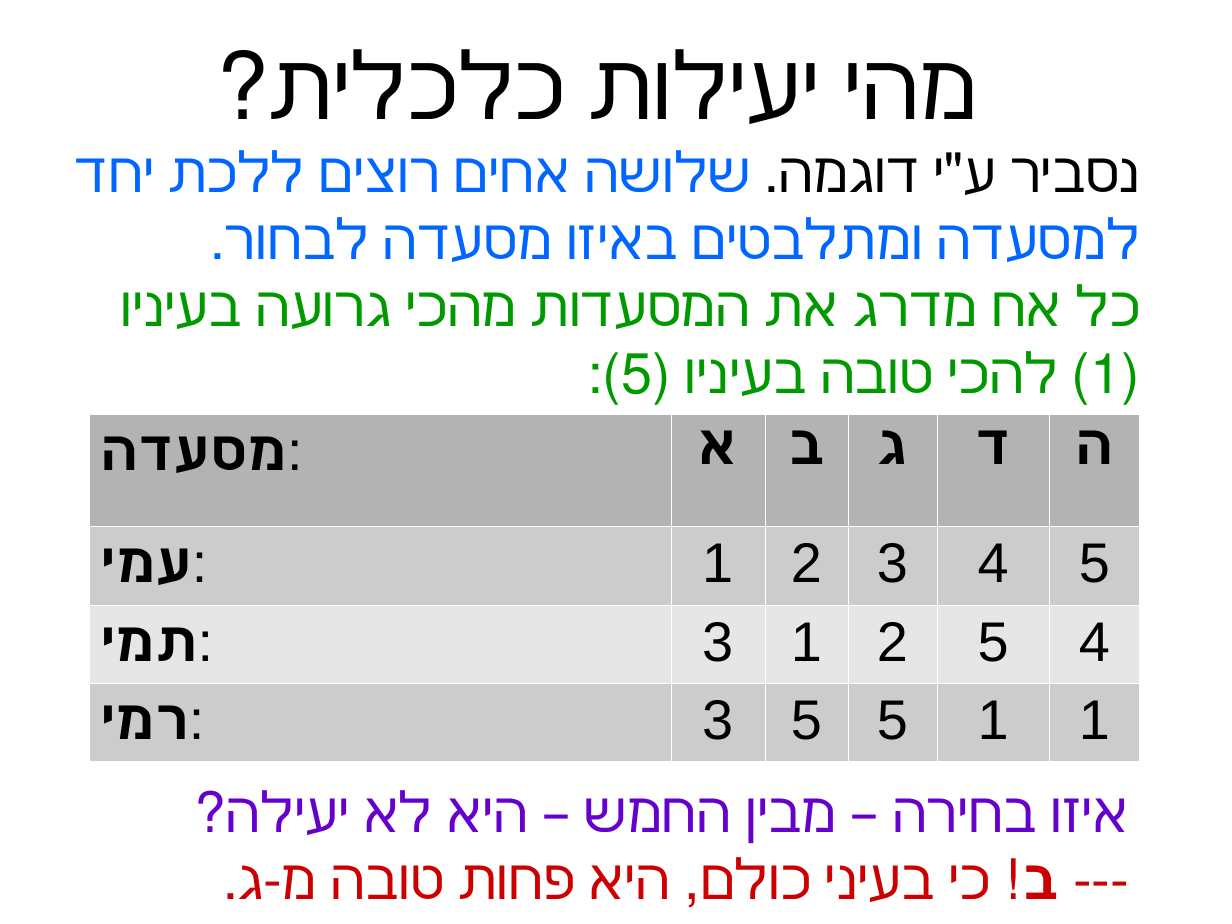
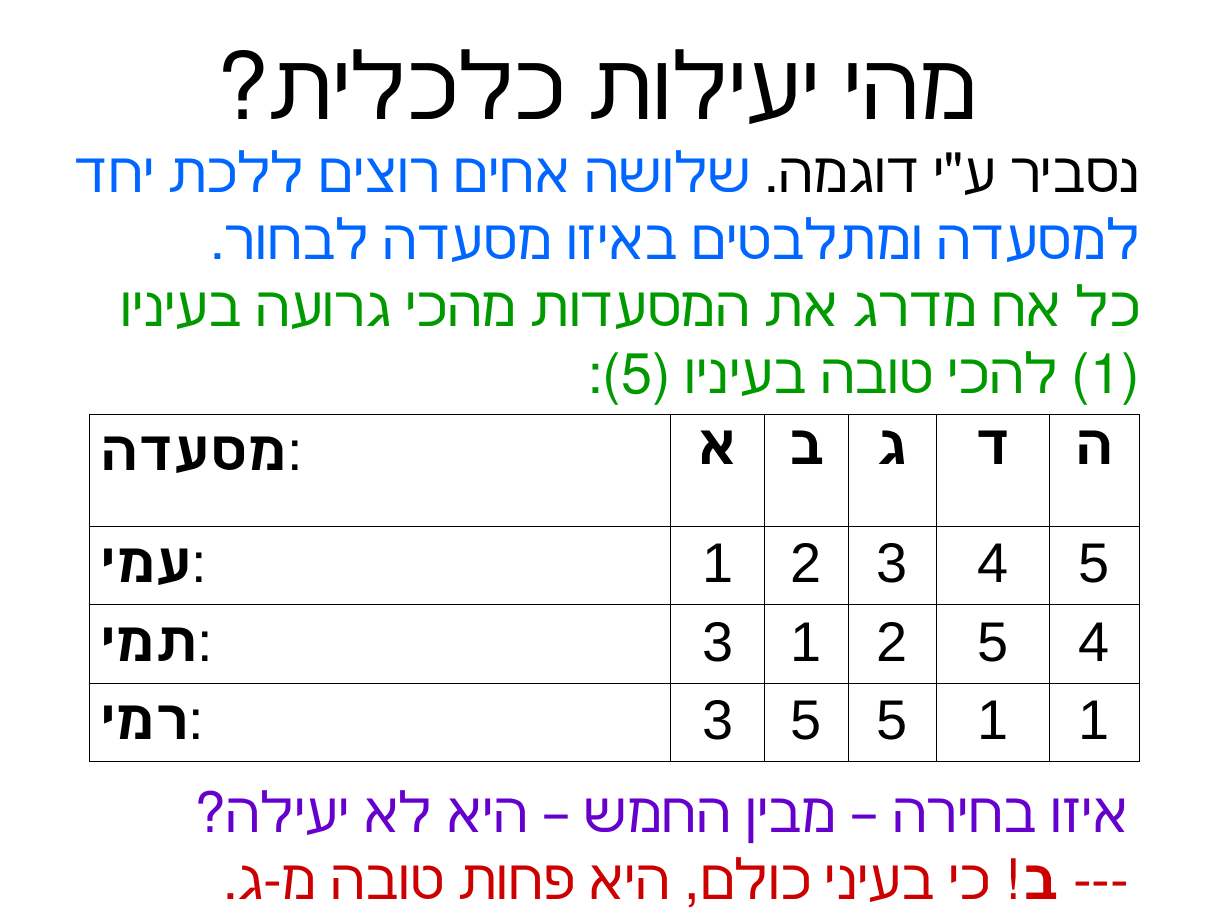
Before and after one commit to erelsgl-at-ariel/algorithms-5782, a slide deck: slide 4 of 02-pareto-efficiency/slides-leximin.odp. Drawn at 1232x924 pixels with LibreOffice and Linux fonts; fonts in the diff are those of the drawing. Boxes give left, top, right and bottom in pixels: in the first picture for what was removed or moved away, otherwise in the second. Text is boxed around its words. In the diff, an @@ line names an element or a change of style, - is before the commit and + after.

```diff
--- a/02-pareto-efficiency/slides-leximin.odp
+++ b/02-pareto-efficiency/slides-leximin.odp
@@ table at (89, 414, 1139, 757) @@
@@ fill #B3B3B3 to none in row 1 @@
@@ fill #CCCCCC to none in 12 cells @@
@@ fill #E6E6E6 to none in row 3 @@
@@ borders changed @@
```
Also in this commit, not shown: 6 other slides changed, 10 slides added, 9 other files.
